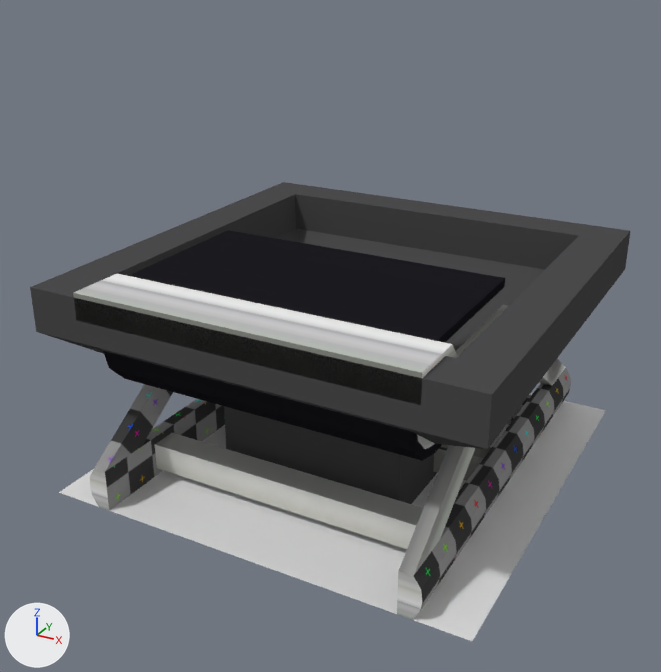
Two versions of the Blender file resources/assets/taam/models/conveyor.blend, one commit apart.
Both versions are drawn from a 50 mm lens placed at (1.4, -2.258, 1.169), pointed at (0.483, -0.591, 0.335). Lighting does not change. The marker at lower left points along +X, +Y and +Z.

Names of what the first picture shows: 'Conveyor End', 'Conveyor End Cap', 'Conveyor Hopper', 'Reference', 'Support'.
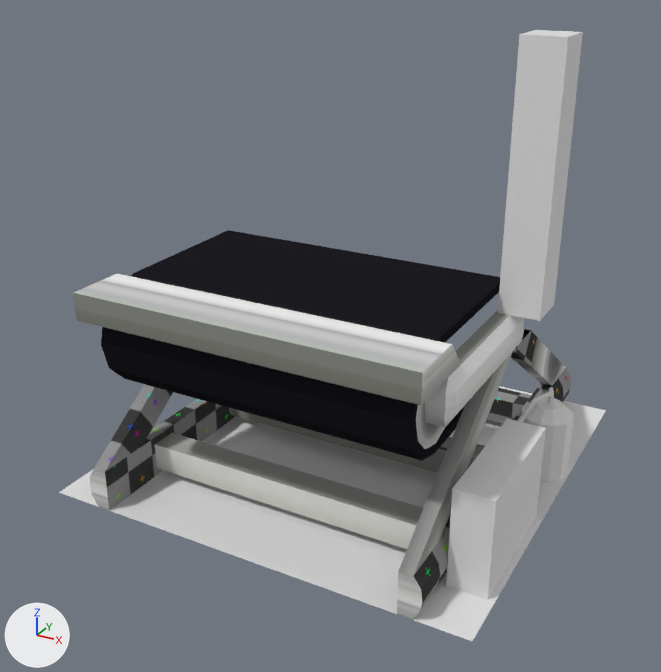
Commit message: Work on Model for Sprayer Appliance

Patch to the scene script:
```diff
--- a/resources/assets/taam/models/conveyor.blend.py
+++ b/resources/assets/taam/models/conveyor.blend.py
@@ me_asmdl @@
+me_asmdl.from_pydata(...)  # 148 vertices, 129 faces; spans x 0.855..0.997, y -0.879..-0.31, z 0.0..1.0
@@ ob_conveyor_hopper @@
 ob_conveyor_hopper.location = (0.0, 0.0, 0.0)
+ob_conveyor_hopper.hide_viewport = True
@@ ob_appliance_sprayer @@
+ob_appliance_sprayer = bpy.data.objects.new('Appliance Sprayer', me_asmdl)
+ob_appliance_sprayer.location = (0.0, 0.0, 0.0)
```

Where the change shows, as pixel boxes [x1, y1, x2, y2] in the pictures (661 x 672 px):
'Conveyor Hopper', hidden
    before: [30, 182, 630, 504]
'Appliance Sprayer', added
    after: [446, 30, 583, 600]
